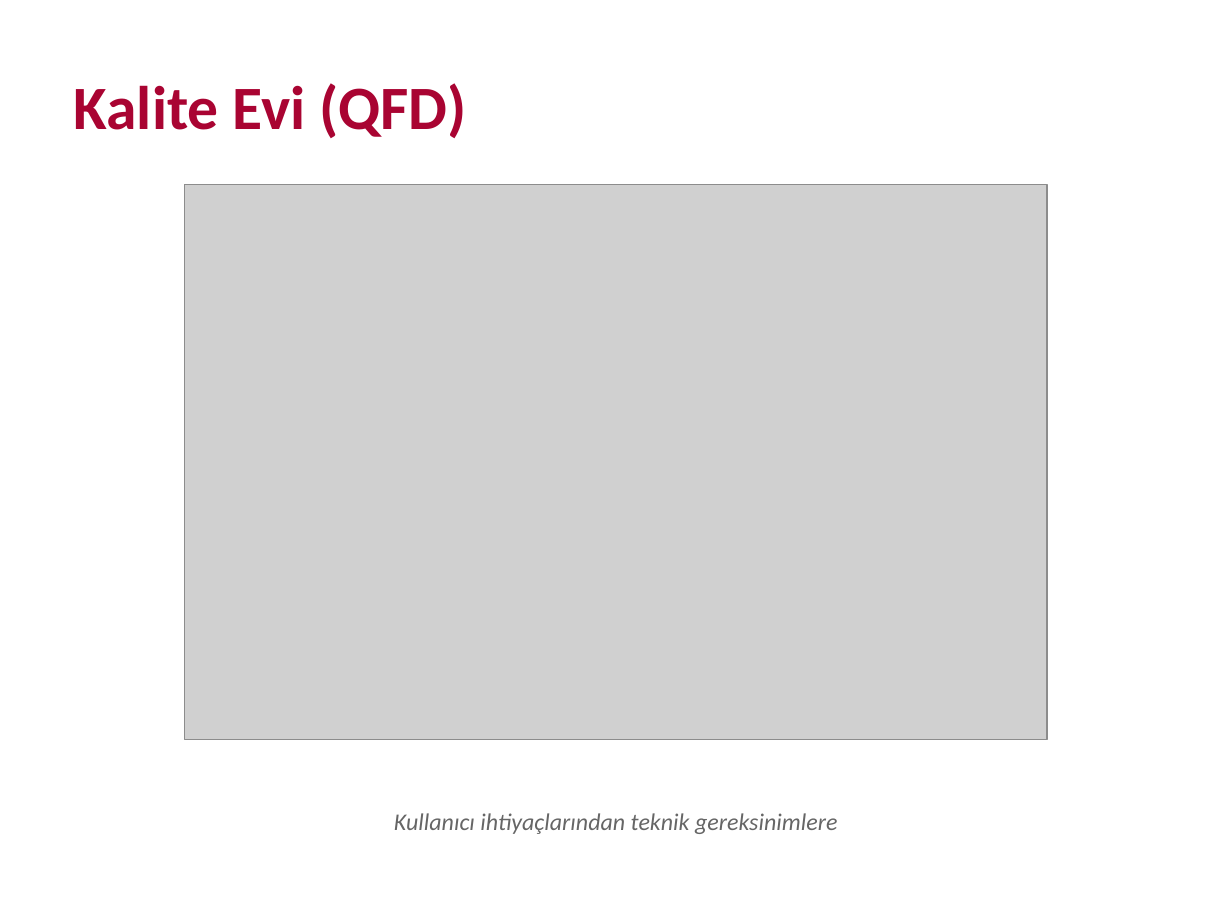
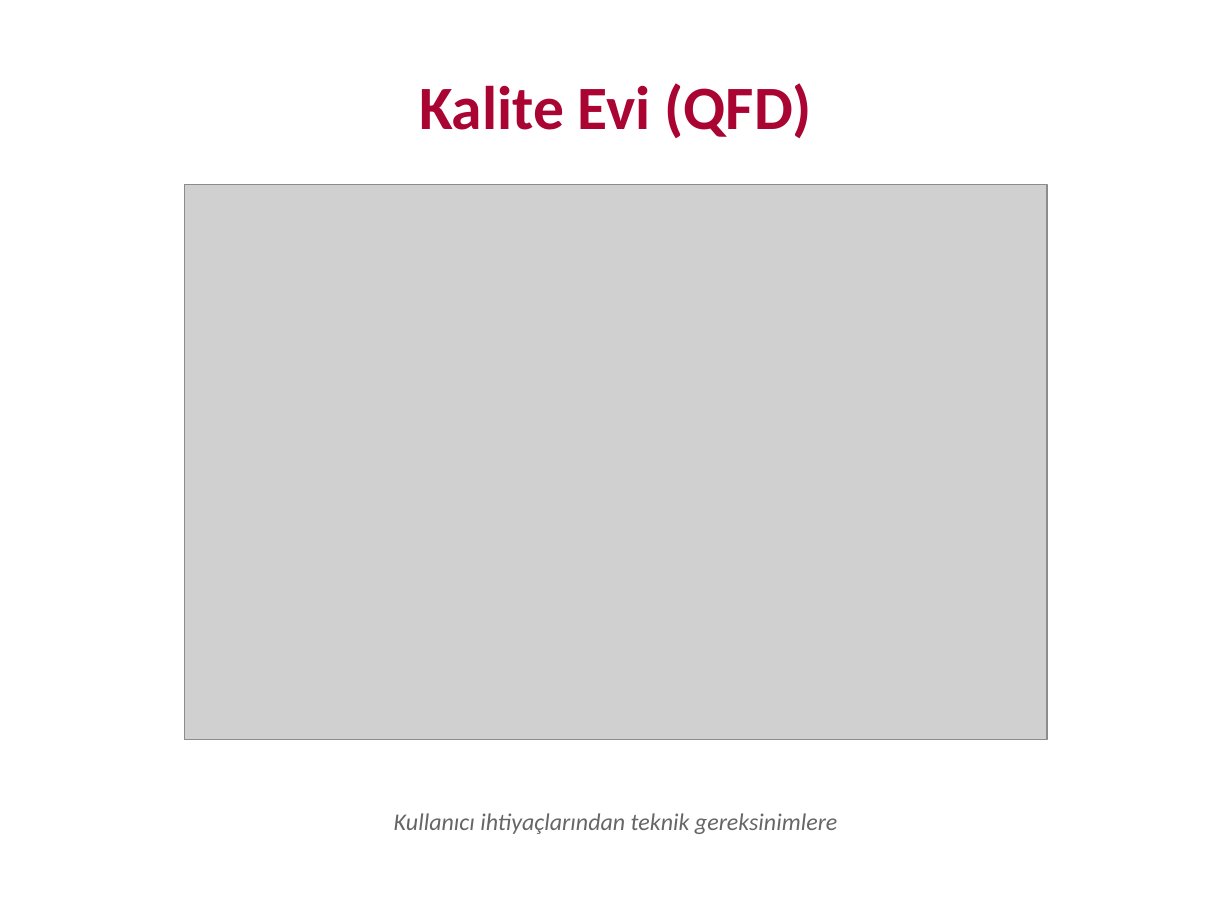
Before and after one commit to hamzayakar/GsuNET, a slide deck: slide 17 of yeni_sunum/GSUNET_Final_Presentation.pptx. Drawn at 1232x924 pixels with LibreOffice and Linux fonts; fonts in the diff are those of the drawing; grey boxes stand for pictures. Boxes give left, top, right and bottom in pixels: in the first picture for what was removed or moved away, otherwise in the second. Text is boxed around its words. In the diff, an @@ line names an element or a change of style, - is before the commit and + after.

```diff
--- a/yeni_sunum/GSUNET_Final_Presentation.pptx
+++ b/yeni_sunum/GSUNET_Final_Presentation.pptx
@@ text "Kalite Evi (QFD)": place and size @@
-text "Kalite Evi (QFD)" at <box>74,83,467,138</box>
+text "Kalite Evi (QFD)" at <box>419,83,813,138</box>
```
Also in this commit, not shown: 11 other slides changed.
